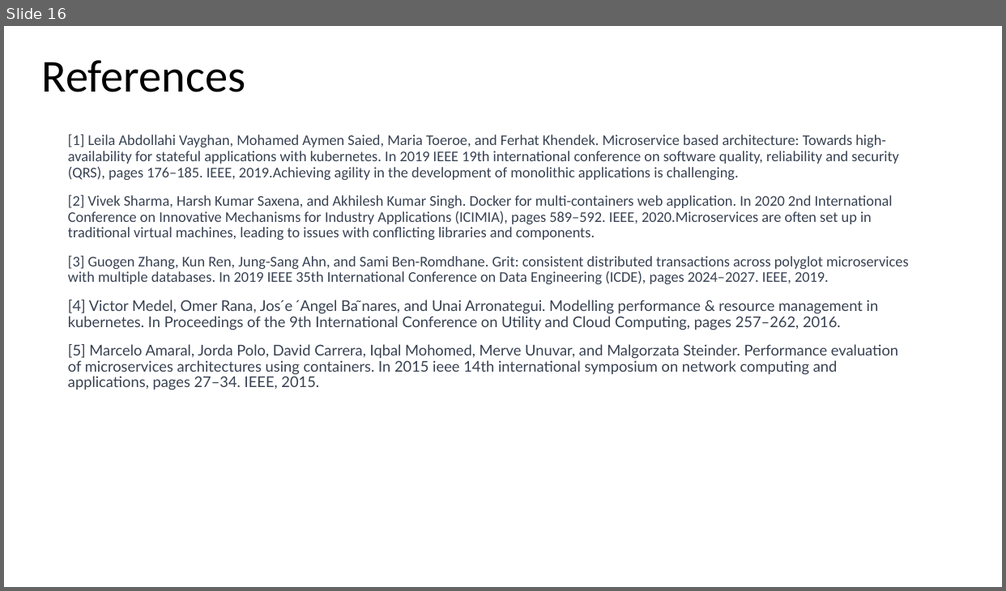
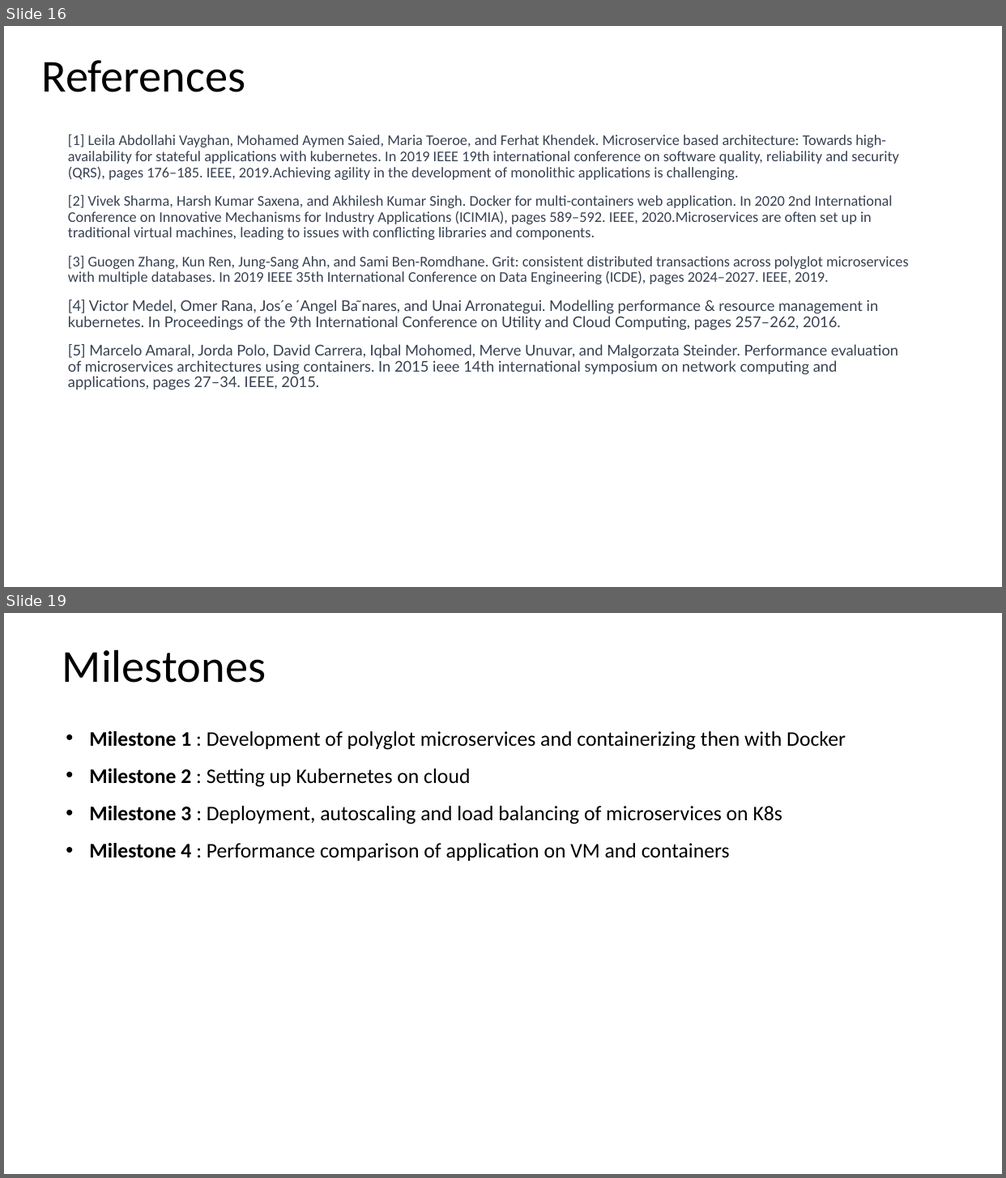
Before and after one commit to vyepuri/capstone-project-team5, a slide deck: Presentations/Presentation.pptx. Shown one above the other, each under a label of ours: slide 16 before the commit, slides 16 and 19 after it; the slides between them are not shown. The pictures are 1006x591 and 1006x1178 pixels, drawn with LibreOffice and Linux fonts; fonts in the diff are those of the drawing. Boxes give left, top, right and bottom in pixels: in the first picture for what was removed or moved away, otherwise in the second. Text is boxed around its words. In the diff, an @@ line names an element or a change of style, - is before the commit and + after.

```diff
--- a/Presentations/Presentation.pptx
+++ b/Presentations/Presentation.pptx
@@ slide 19 added at (4,613,1002,1174), background #FFFFFF @@
@@ title added at (62,649,266,683), 44 pt, text #000000 @@
+Milestones
@@ text added at (89,731,846,861), 20 pt, text #000000 @@
+• Milestone 1 : Development of polyglot microservices and containerizing then with Docker
+• Milestone 2 : Setting up Kubernetes on cloud
+• Milestone 3 : Deployment, autoscaling and load balancing of microservices on K8s
+• Milestone 4 : Performance comparison of application on VM and containers
```
Also in this commit, not shown: 1 slide changed, 4 other slides added.
